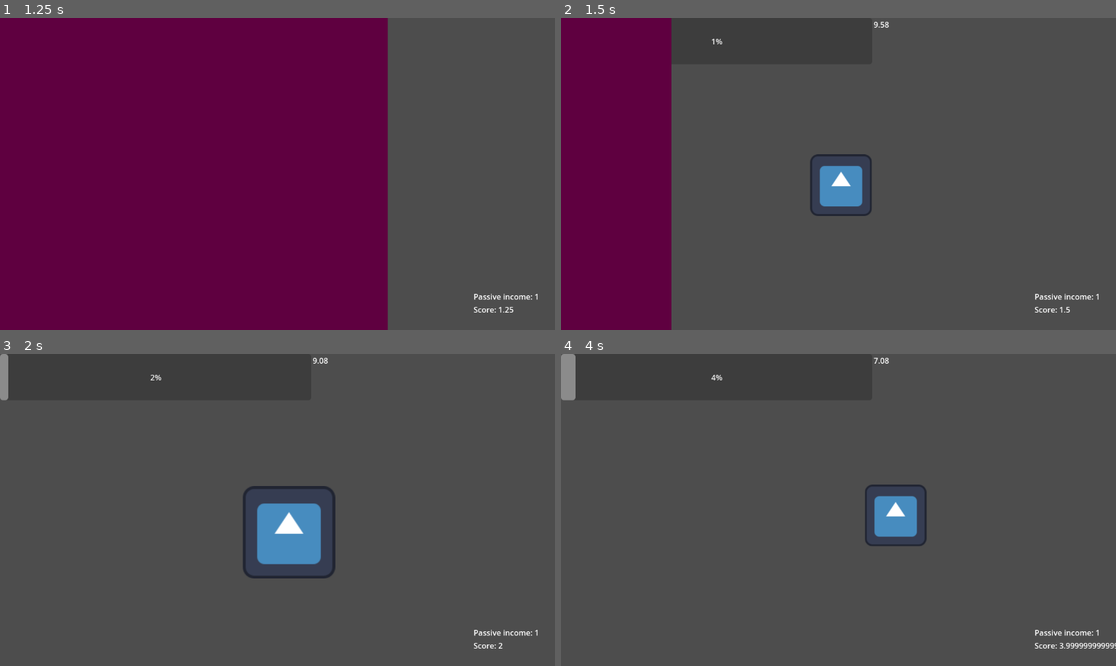
Above: before the commit, frames 1-4 (two rows, left to right).
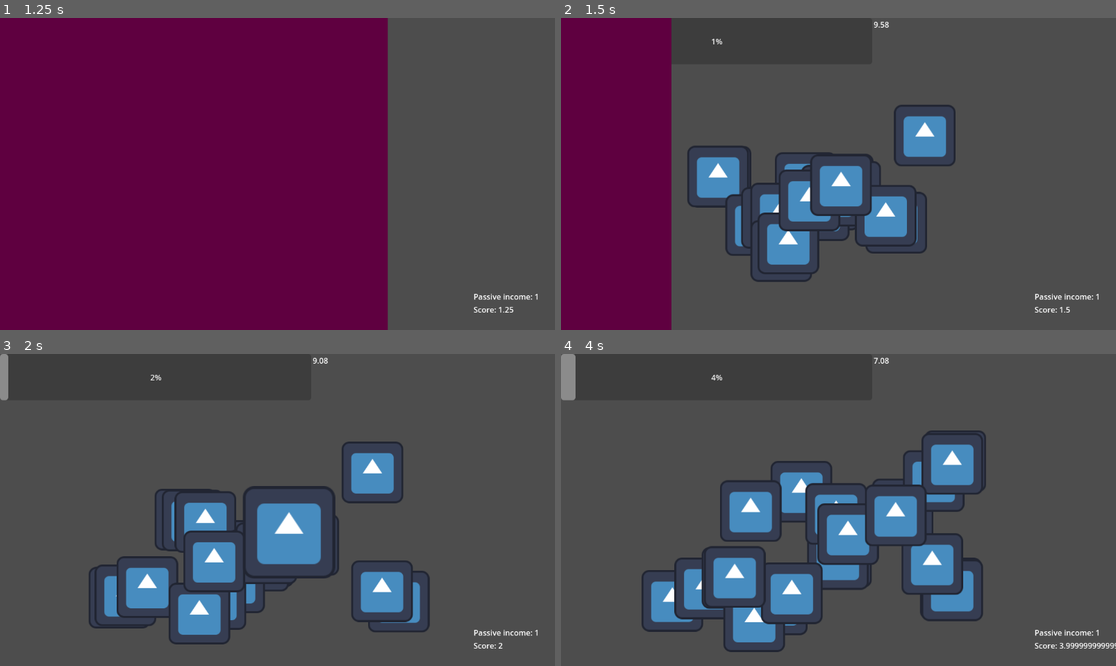
Above: after the commit, the same moments.

Repository: karasikrus/cozy-spring-jam-2024
Game: Godot game, scene res://scenes/menu/main_menu.tscn
The game is run twice, just before and just after one commit, with the same random seed, the same clock (stepped at 60 frames per second) and the same inputs. The engine's default icon, where the game draws it, is replaced by a stand-in: a white triangle on a blue panel in a dark square.
Inputs (mouse positions are in pixels of both pictures, inside the frame that each line leads up to):
- Up to frame 1 (1.25 s): click "Play" at 0.5 s
- Up to frame 2 (1.5 s): move the mouse to (838, 177) at 1.27 s; click (838, 177) at 1.35 s
- Up to frame 3 (2 s): no input
- Up to frame 4 (4 s): move the mouse to (727, 525) at 2.02 s; click (727, 525) at 2.1 s; move the mouse to (894, 441) at 2.77 s; click (894, 441) at 2.85 s; move the mouse to (810, 572) at 3.52 s; click (810, 572) at 3.6 s

Frame 1 is identical in both runs. In frame 2, 7.1% of the frame differs, in the area x 22-72%, y 27-85%; in frame 3, 9.1%; in frame 4, 13%, in the area x 14-77%, y 24-96%.

Commit message:
Added worker template and movement

Diff:
--- a/scenes/autoload/level_manager.gd
+++ b/scenes/autoload/level_manager.gd
@@ -40,6 +40,8 @@
 
 func is_passed_level_limits()->bool:
 	return HoneyManager.total_honey_on_current_level > lvlsHoneyLimits[currentLevel]
+
+
 # Called every frame. 'delta' is the elapsed time since the previous frame.
 func _process(delta):
 	pass
--- a/scenes/main/main.tscn
+++ b/scenes/main/main.tscn
@@ -1,12 +1,15 @@
-[gd_scene load_steps=5 format=3 uid="uid://bl7kmv1cyrida"]
+[gd_scene load_steps=6 format=3 uid="uid://bl7kmv1cyrida"]
 
 [ext_resource type="Script" path="res://scenes/main/main.gd" id="1_1lwff"]
 [ext_resource type="PackedScene" uid="uid://bb7j2lqtjtg2h" path="res://scenes/bee/bee.tscn" id="1_nprhd"]
 [ext_resource type="PackedScene" uid="uid://bo4vb0kd6ssbi" path="res://scenes/honey_score/honey_score.tscn" id="2_pv3ry"]
+[ext_resource type="PackedScene" uid="uid://c6a8peauvuv27" path="res://scenes/workers/workers.tscn" id="2_xf0d7"]
 [ext_resource type="PackedScene" uid="uid://bmmgritrauvj6" path="res://scenes/level_progress/level_progress.tscn" id="3_4wqsc"]
 
 [node name="Main" type="Node2D"]
 script = ExtResource("1_1lwff")
+
+[node name="Workers" parent="." instance=ExtResource("2_xf0d7")]
 
 [node name="Bee" parent="." instance=ExtResource("1_nprhd")]
 position = Vector2(576, 324)
--- /dev/null
+++ b/scenes/workers/WorkerTemplate.gd
@@ -0,0 +1,40 @@
+extends Node2D
+
+var target_point: Node2D
+var spawn_point: Node2D
+var moving_to_target: bool = true
+var velocity: float = 1.0
+var progression: float = 0.0
+
+# Called when the node enters the scene tree for the first time.
+func _ready():
+	var parent = (get_parent() as Node2D).get_parent()
+	spawn_point = parent.get_child(1)
+	select_random_point()
+	velocity = (velocity + (randf() - 0.5) * 2)
+	pass # Replace with function body.
+
+func select_random_point():
+	var parent = (get_parent() as Node2D)
+	var points = parent.get_child(0).get_children()
+	target_point = points[randi_range(0, points.size() - 1)]
+	position = spawn_point.position
+	pass
+
+# Called every frame. 'delta' is the elapsed time since the previous frame.
+func _process(delta):
+	var current_end_point = target_point if moving_to_target else spawn_point
+	var current_start_point = spawn_point if moving_to_target else target_point
+	progression = clamp(progression + delta * velocity, 0, 1)
+	position = current_start_point.position.lerp(current_end_point.position, progression)
+
+	if progression < 1.0:
+		return
+
+	if not moving_to_target:
+		select_random_point()
+
+	progression = 0.0
+	moving_to_target = not moving_to_target
+
+	pass
--- /dev/null
+++ b/scenes/workers/workers.gd
@@ -0,0 +1,34 @@
+extends Node2D
+
+var target_point_template: Node2D = null
+var worker_template: Node2D = null
+var workers_buffer = []
+var spawn_point: Node2D = null
+var target_points = []
+var workers_cur_count: int = 10
+var workers_max_count_on_screen: int = 20
+# Called when the node enters the scene tree for the first time.
+
+
+func _ready():
+	target_point_template = $TargetPointTemplate as Node2D
+	worker_template = $WorkerTemplate as Node2D
+	spawn_point = $SpawnPoint as Node2D
+	var target_points_holder : Node2D = $TargetPointsHolder as Node2D
+	target_points = target_points_holder.get_children()
+	pass # Replace with function body.
+
+
+# Called every frame. 'delta' is the elapsed time since the previous frame.
+func _process(delta):
+	if workers_buffer.size() > 10:
+		return
+	var countNeedToSpawn = max(workers_cur_count, workers_max_count_on_screen) - workers_buffer.size()
+
+	for i in range(countNeedToSpawn):
+		var worker_to_add =  worker_template.duplicate()
+		worker_to_add.visible = true
+		workers_buffer.append(worker_to_add)
+		add_child(worker_to_add)
+
+	pass
--- /dev/null
+++ b/scenes/workers/workers.tscn
@@ -0,0 +1,53 @@
+[gd_scene load_steps=4 format=3 uid="uid://c6a8peauvuv27"]
+
+[ext_resource type="Script" path="res://scenes/workers/workers.gd" id="1_cau6b"]
+[ext_resource type="Script" path="res://scenes/workers/WorkerTemplate.gd" id="2_77udo"]
+[ext_resource type="Texture2D" uid="uid://bgu4lnsafosmc" path="res://icon.svg" id="3_6r4nj"]
+
+[node name="Workers" type="Node2D"]
+script = ExtResource("1_cau6b")
+
+[node name="TargetPointsHolder" type="Node2D" parent="."]
+
+[node name="Target1" type="Node2D" parent="TargetPointsHolder"]
+position = Vector2(316, 239)
+
+[node name="Sprite2D" type="Sprite2D" parent="TargetPointsHolder/Target1"]
+
+[node name="Target2" type="Node2D" parent="TargetPointsHolder"]
+position = Vector2(199, 320)
+
+[node name="Sprite2D" type="Sprite2D" parent="TargetPointsHolder/Target2"]
+
+[node name="Target3" type="Node2D" parent="TargetPointsHolder"]
+position = Vector2(868, 177)
+
+[node name="Sprite2D" type="Sprite2D" parent="TargetPointsHolder/Target3"]
+
+[node name="Target4" type="Node2D" parent="TargetPointsHolder"]
+position = Vector2(217, 518)
+
+[node name="Sprite2D" type="Sprite2D" parent="TargetPointsHolder/Target4"]
+
+[node name="Target5" type="Node2D" parent="TargetPointsHolder"]
+position = Vector2(374, 575)
+
+[node name="Sprite2D" type="Sprite2D" parent="TargetPointsHolder/Target5"]
+
+[node name="Target6" type="Node2D" parent="TargetPointsHolder"]
+position = Vector2(832, 517)
+
+[node name="Sprite2D" type="Sprite2D" parent="TargetPointsHolder/Target6"]
+
+[node name="SpawnPoint" type="Node2D" parent="."]
+position = Vector2(584, 321)
+
+[node name="TargetPointTemplate" type="Node2D" parent="."]
+
+[node name="WorkerTemplate" type="Node2D" parent="."]
+visible = false
+position = Vector2(143, 92)
+script = ExtResource("2_77udo")
+
+[node name="Sprite2D" type="Sprite2D" parent="WorkerTemplate"]
+texture = ExtResource("3_6r4nj")
Not shown, added: scenes/workers/worDFA8.tmp
